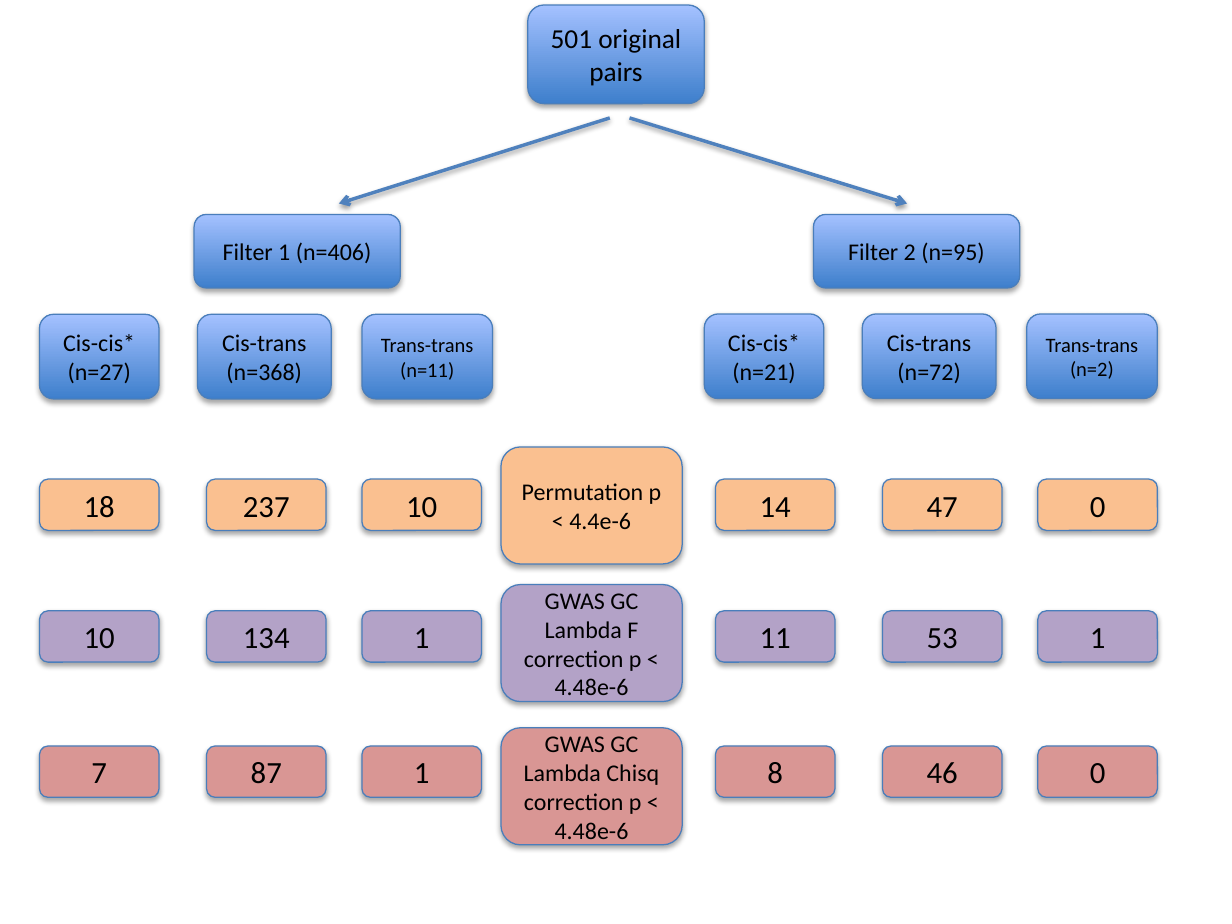
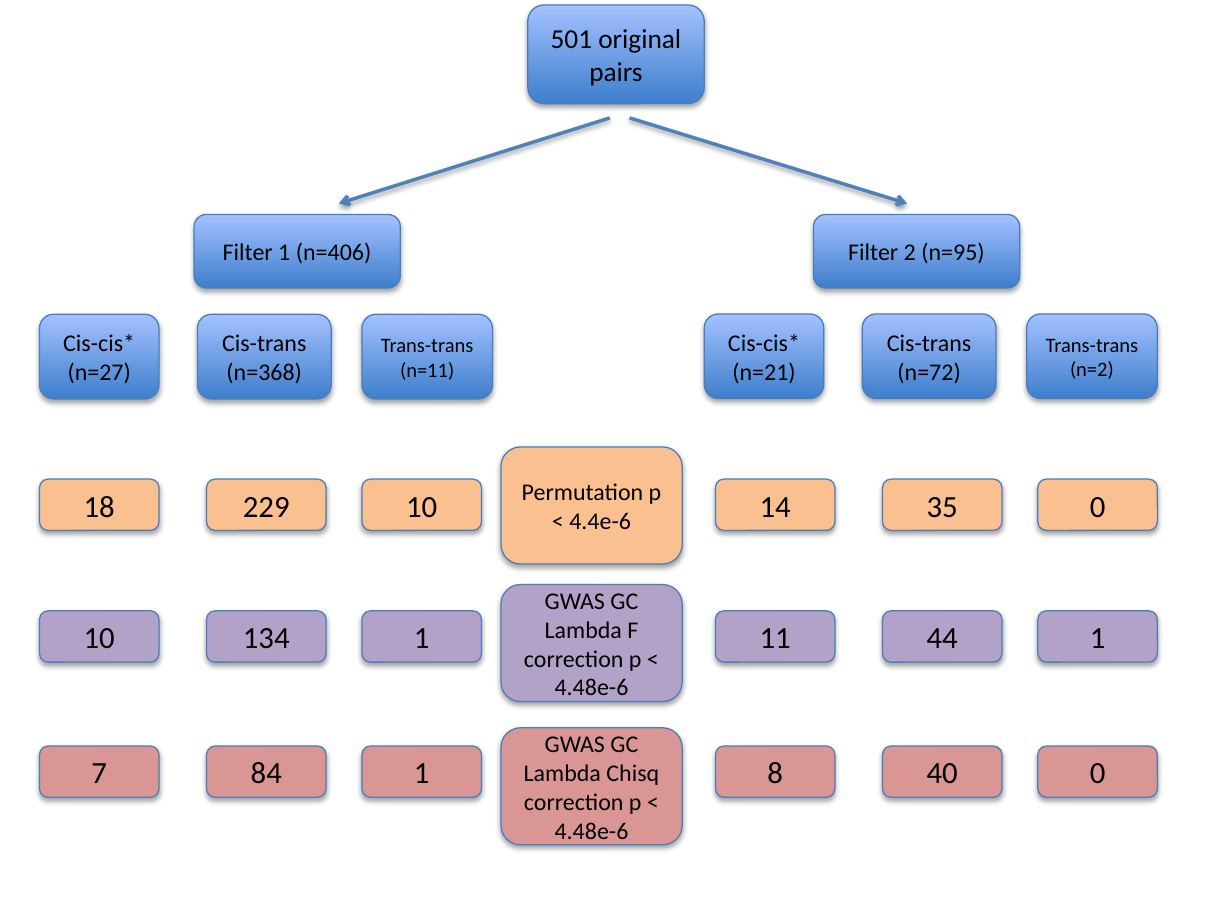
Before and after one commit to explodecomputer/eQTL-2D, a slide deck: slide 1 of investigation/docs/tree_of_life.pptx. Drawn at 1232x924 pixels with LibreOffice and Linux fonts; fonts in the diff are those of the drawing. Boxes give left, top, right and bottom in pixels: in the first picture for what was removed or moved away, otherwise in the second. Text is boxed around its words. In the diff, an @@ line names an element or a change of style, - is before the commit and + after.

```diff
--- a/investigation/docs/tree_of_life.pptx
+++ b/investigation/docs/tree_of_life.pptx
@@ text in rounded rectangle at <box>243,497,290,517</box>: text changed @@
-237
+229
@@ text in rounded rectangle at <box>927,497,958,518</box>: text changed @@
-47
+35
@@ text in rounded rectangle at <box>927,628,958,648</box>: text changed @@
-53
+44
@@ text in rounded rectangle at <box>251,762,282,784</box>: text changed @@
-87
+84
@@ text in rounded rectangle at <box>927,763,958,783</box>: text changed @@
-46
+40
```
Also in this commit, not shown: 4 other files.
